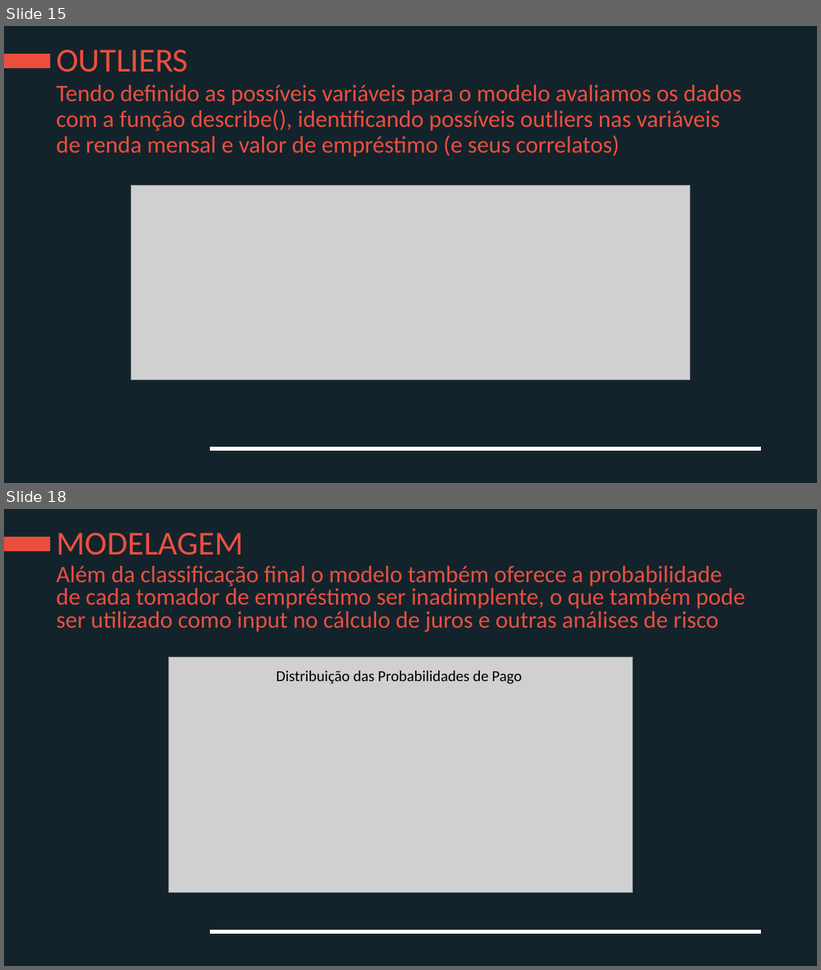
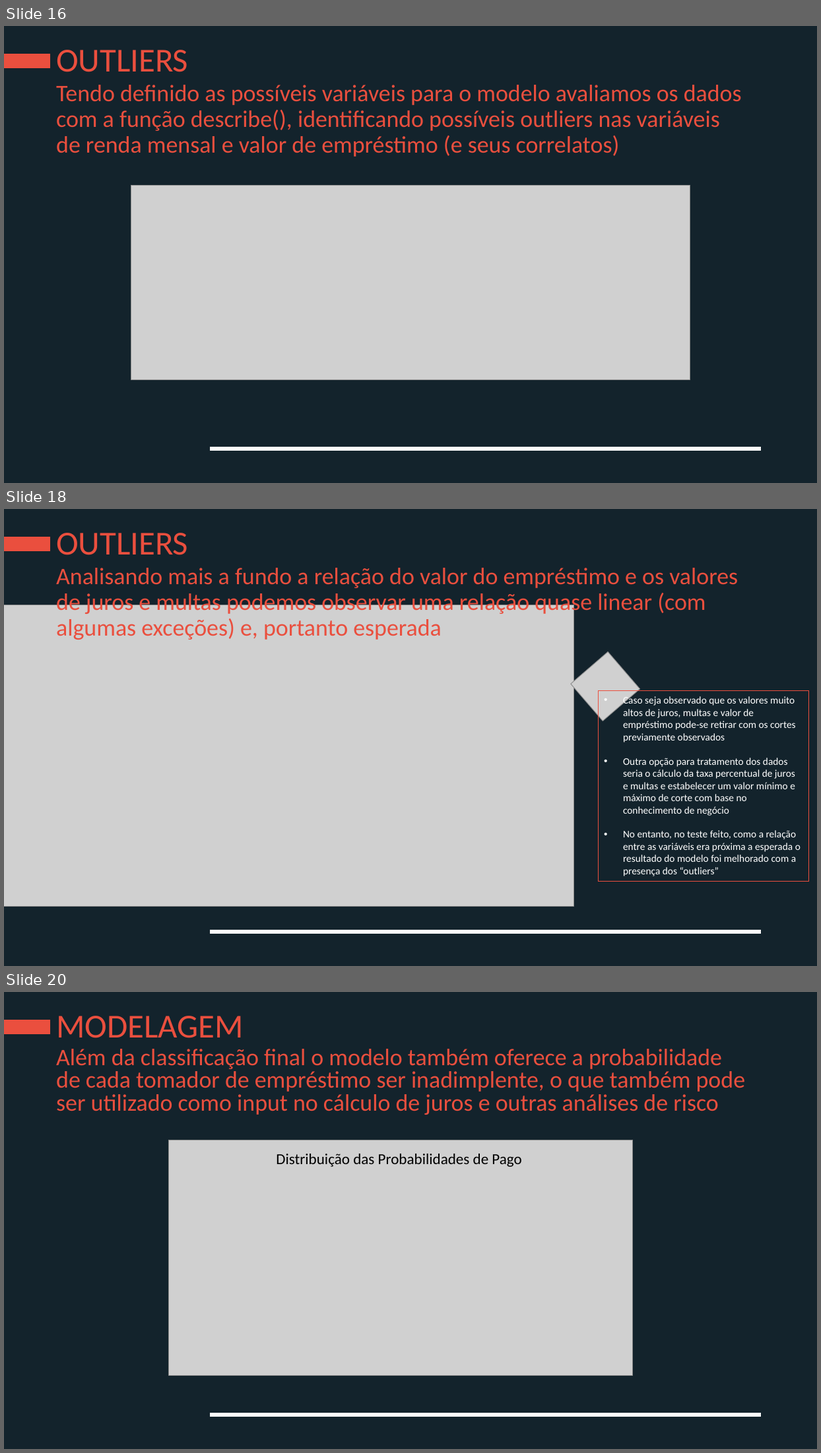
Before and after one commit to spadao/PS-Elo-Group, a slide deck: Apresentação-JoãoVictorSpadão.pptx. Shown one above the other, each under a label of ours: slides 15 and 18 before the commit, slides 16, 18 and 20 after it; the slides between them are not shown. The pictures are 821x970 and 821x1453 pixels, drawn with LibreOffice and Linux fonts; fonts in the diff are those of the drawing; grey boxes stand for pictures; background and template pictures are left out. Boxes give left, top, right and bottom in pixels: in the first picture for what was removed or moved away, otherwise in the second. Text is boxed around its words. In the diff, an @@ line names an element or a change of style, - is before the commit and + after.

```diff
--- a/Apresentação-JoãoVictorSpadão.pptx
+++ b/Apresentação-JoãoVictorSpadão.pptx
@@ slide 18 added at <box>4,509,817,966</box>, background #13232C; not listed: 2 template elements that a slide beside it also shows @@
@@ title added at <box>56,533,188,555</box>, 39.6 pt, text #EA4F3E @@
+OUTLIERS
@@ text added at <box>56,568,738,640</box>, 28 pt, text #EA4F3E @@
+Analisando mais a fundo a relação do valor do empréstimo e os valores de juros e multas podemos observar uma relação quase linear (com algumas exceções) e, portanto esperada
@@ picture added at <box>4,605,574,907</box> @@
@@ picture added at <box>571,652,641,722</box> @@
@@ rectangle added at <box>598,691,809,882</box>, outline #EA4F3E 0.75 pt, 12 pt, text #FFFFFF @@
+• Caso seja observado que os valores muito altos de juros, multas e valor de empréstimo pode-se retirar com os cortes previamente observados
+• Outra opção para tratamento dos dados seria o cálculo da taxa percentual de juros e multas e estabelecer um valor mínimo e máximo de corte com base no conhecimento de negócio
+• No entanto, no teste feito, como a relação entre as variáveis era próxima a esperada o resultado do modelo foi melhorado com a presença dos “outliers”
@@ what was slide 15 is now slide 16 @@
@@ what was slide 18 is now slide 20 @@
```
Also in this commit, not shown: 6 slides changed, 1 other slide added, 3 other files.
